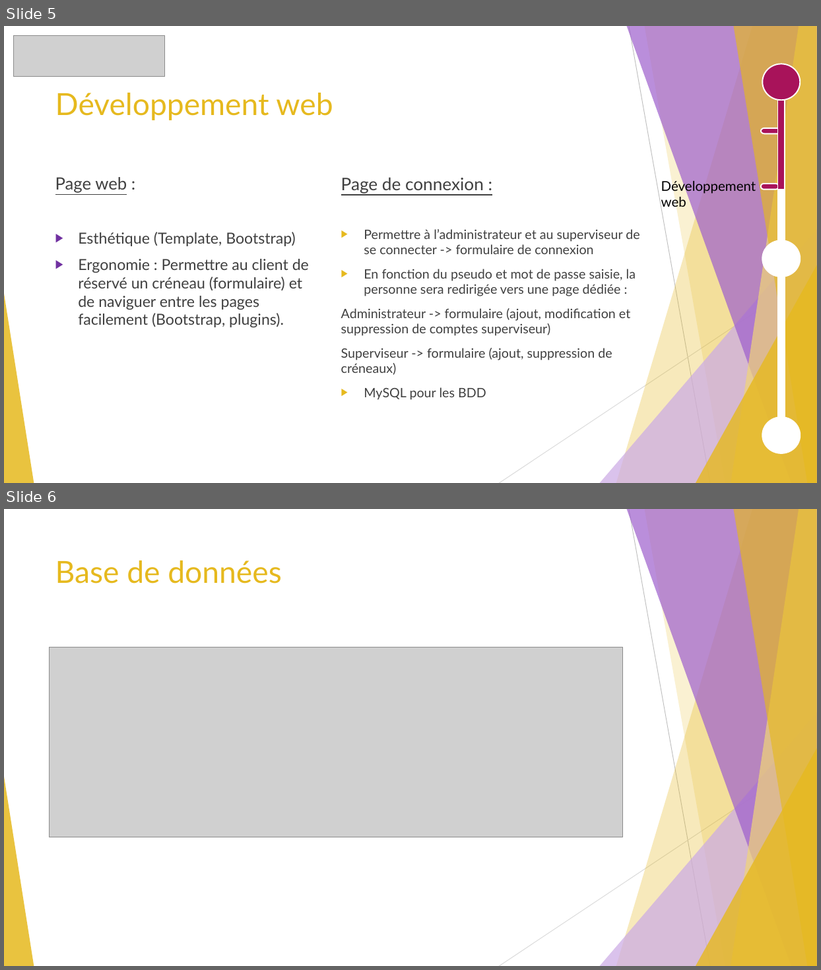
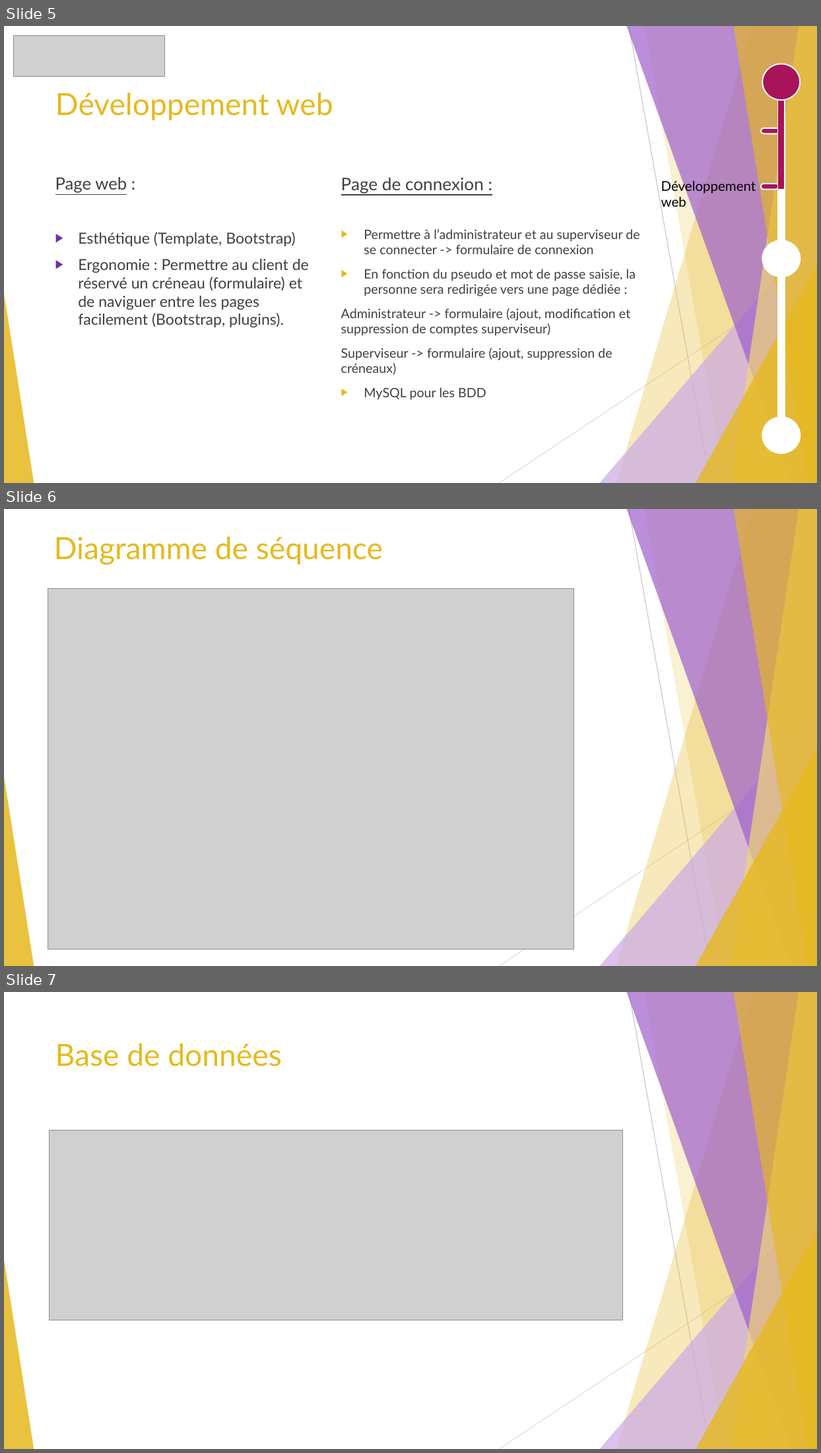
Before and after one commit to GuiguiMvn/Systeme-Escape-Game-Telethon, a slide deck: Cyril/Diapositives/Projet Théléton.pptx. Shown one above the other, each under a label of ours: slides 5 and 6 before the commit, slides 5, 6 and 7 after it. The pictures are 821x970 and 821x1453 pixels, drawn with LibreOffice and Linux fonts; fonts in the diff are those of the drawing; grey boxes stand for pictures. Boxes give left, top, right and bottom in pixels: in the first picture for what was removed or moved away, otherwise in the second. Text is boxed around its words. In the diff, an @@ line names an element or a change of style, - is before the commit and + after.

Commit message:
MAJ diagramme de séquence et BDD

```diff
--- a/Cyril/Diapositives/Projet Théléton.pptx
+++ b/Cyril/Diapositives/Projet Théléton.pptx
@@ slide 6 added at <box>4,509,817,966</box>, background #FFFFFF; not listed: 10 template elements that a slide beside it also shows @@
@@ title added at <box>54,537,383,565</box>, 36 pt, text #E6B91E @@
+Diagramme de séquence
@@ picture added at <box>48,589,574,950</box> @@
@@ what was slide 6 is now slide 7 @@
```
Also in this commit, not shown: 5 other files.
